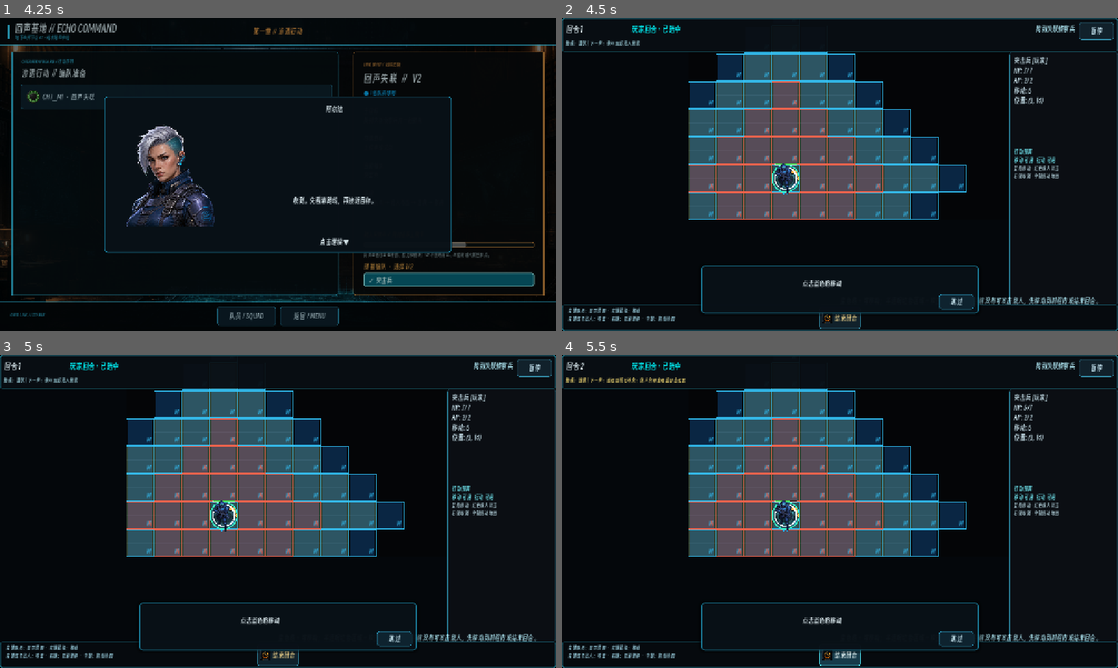
Above: before the commit, frames 1-4 (two rows, left to right).
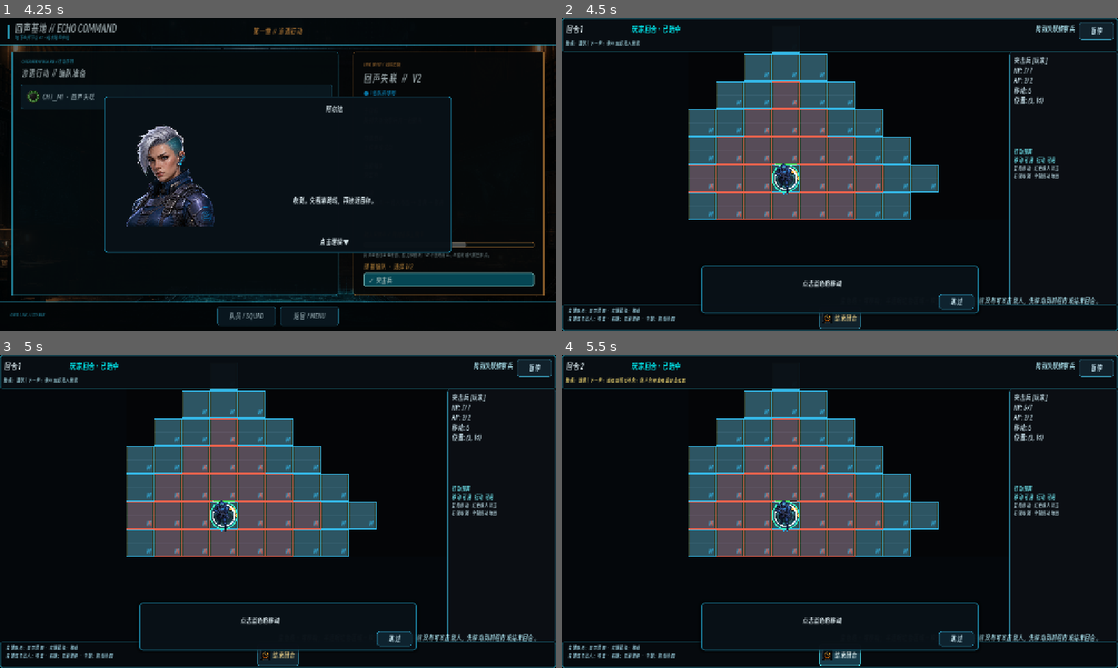
Above: after the commit, the same moments.

Repository: Caser-86/tactical-grid
Game: Godot game, scene res://scenes/v2_boot.tscn
Same seed, same stepped clock (60 frames per second), same inputs: the game is played once before the commit and once after it.
Inputs:
- Up to frame 1 (4.25 s): click "开始新行动" at 0.5 s; click "CH1_M1 · 回声失联" at 1.25 s; click "✓ 突击兵" at 2 s; click "队员 / SQUAD" at 2.75 s; click "稳步推进" at 3.5 s
- Up to frame 2 (4.5 s): click "返回 / MENU" at 4.25 s
- Up to frame 3 (5 s): no input
- Up to frame 4 (5.5 s): click "结束回合" at 5 s

Frame 1 is identical in both runs. In frame 2, 3.3% of the frame differs, in the area x 22-73%, y 10-65%; in frame 3, 3.3%; in frame 4, 3.3%.

Commit message:
fix(v2): keep movement previews within range

Diff:
--- a/tactical-grid/client/scripts/core/pathfinding.gd
+++ b/tactical-grid/client/scripts/core/pathfinding.gd
@@ -107,10 +107,14 @@
 				continue
 
 			var new_cost = current.cost + cost
+			# Only cells that can actually be reached this turn belong in the
+			# result. Keeping over-budget fringe cells here made the UI draw a
+			# route that the action service correctly rejected.
+			if new_cost > move_points:
+				continue
 			if not distances.has(neighbor) or new_cost < distances[neighbor]:
 				distances[neighbor] = new_cost
-				if new_cost <= move_points:
-					queue.append({pos = neighbor, cost = new_cost})
+				queue.append({pos = neighbor, cost = new_cost})
 
 	return distances
 
--- a/tactical-grid/client/tests/v2/v2_direct_move_input_test.gd
+++ b/tactical-grid/client/tests/v2/v2_direct_move_input_test.gd
@@ -3,6 +3,7 @@
 const Runner = preload("res://tests/v2/test_runner.gd")
 const UnitScript = preload("res://scripts/game/unit.gd")
 const V2ActionService = preload("res://scripts/v2/combat/v2_action_service.gd")
+const Pathfinding = preload("res://scripts/core/pathfinding.gd")
 
 var t := Runner.new()
 
@@ -12,6 +13,12 @@
 	if controller_script == null:
 		t.finish(self)
 		return
+	var reachable := Pathfinding.get_reachable_cells(
+		Vector2i(1, 1), 1, 8, 8,
+		func(_cell: Vector2i) -> int: return 1,
+		func(_cell: Vector2i) -> bool: return false
+	)
+	t.check(reachable.has(Vector2i(2, 1)) and not reachable.has(Vector2i(3, 1)), "移动范围不包含超出移动点数的边界格")
 
 	var battle: Node = controller_script.new()
 	var safe_unit: Unit = _make_unit("player_safe", Vector2i(1, 1), 5)
